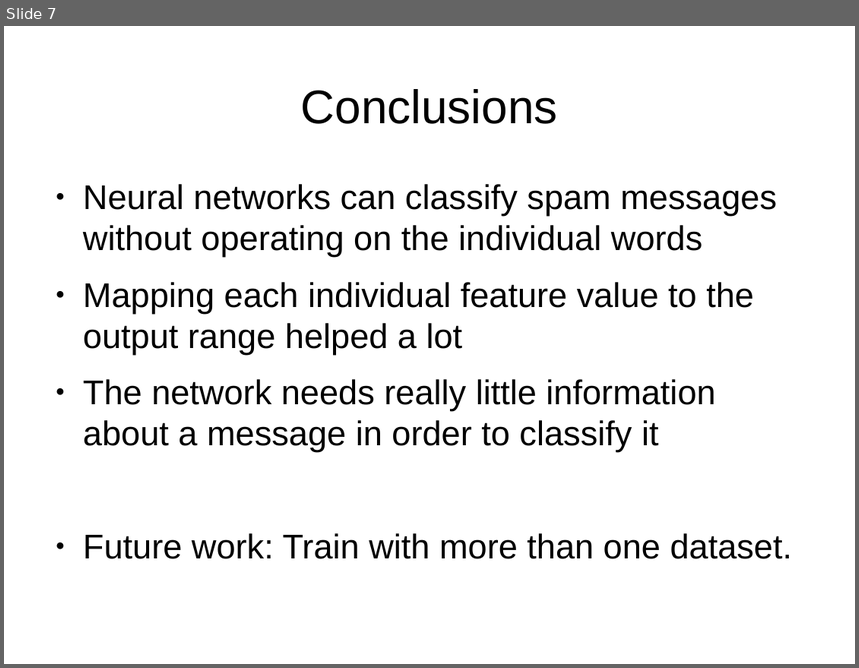
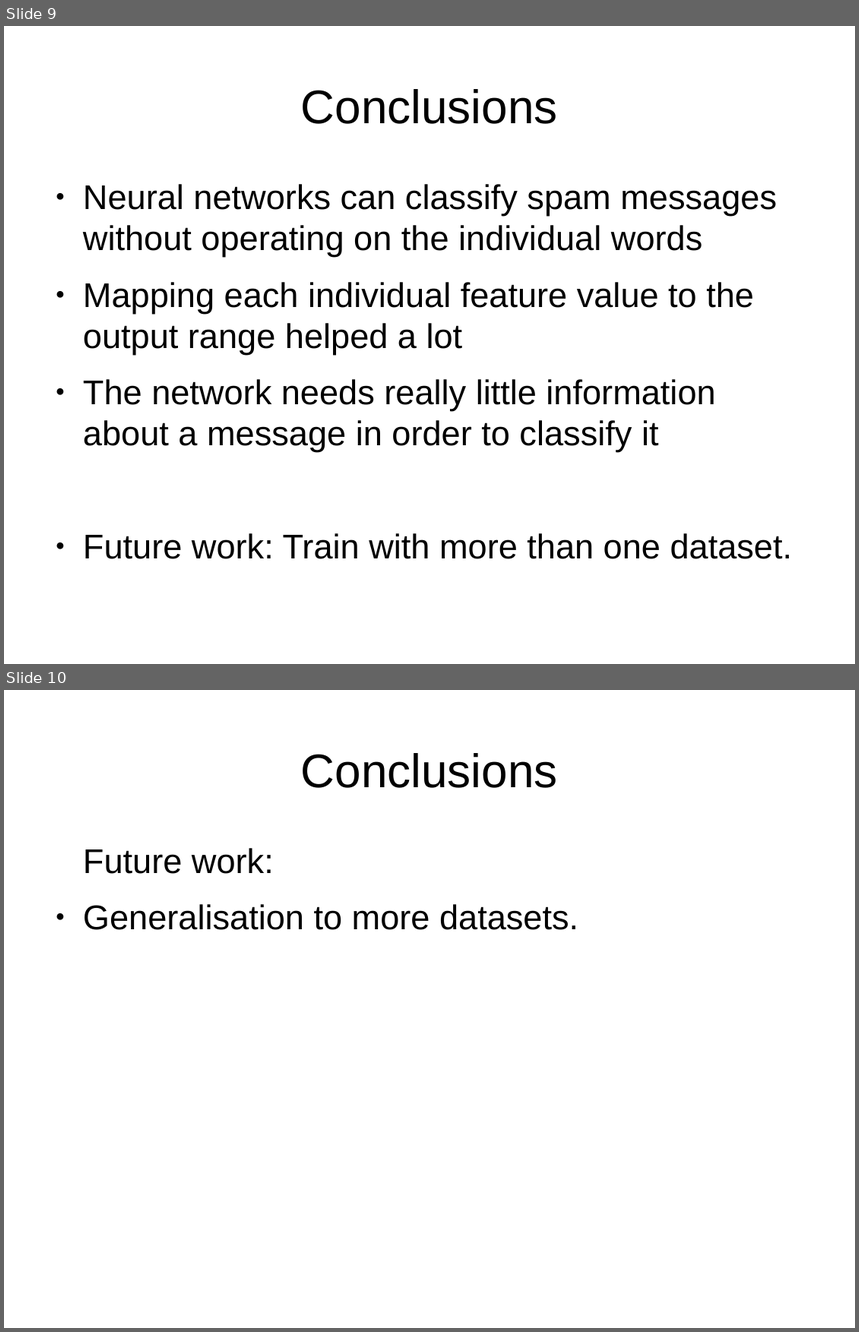
Before and after one commit to Sekvens/MachineLearning, a slide deck: project/presentation/presentation.odp. Shown one above the other, each under a label of ours: slide 7 before the commit, slides 9 and 10 after it. The pictures are 859x668 and 859x1332 pixels, drawn with LibreOffice and Linux fonts; fonts in the diff are those of the drawing. Boxes give left, top, right and bottom in pixels: in the first picture for what was removed or moved away, otherwise in the second. Text is boxed around its words. In the diff, an @@ line names an element or a change of style, - is before the commit and + after.

```diff
--- a/project/presentation/presentation.odp
+++ b/project/presentation/presentation.odp
@@ slide 10 added at (4,690,855,1328), background #FFFFFF @@
@@ title added at (301,753,558,788), 44 pt, text #000000 @@
+Conclusions
@@ text added at (83,848,579,930), 32 pt, text #000000 @@
+Future work:
+● Generalisation to more datasets.
@@ what was slide 7 is now slide 9 @@
```
Also in this commit, not shown: 6 other slides changed, 3 other slides added.
